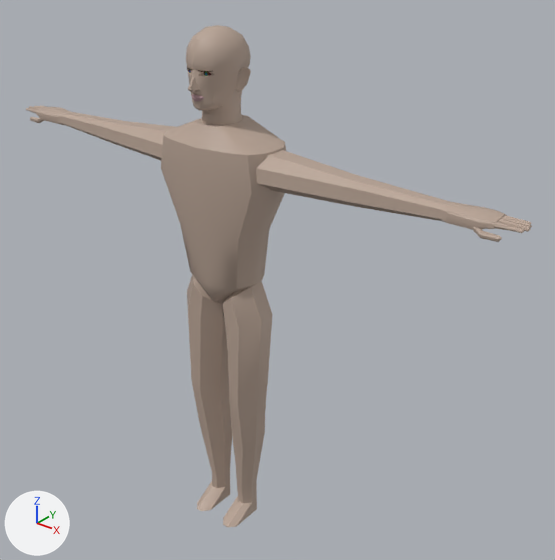
The Blender file A3DPIE/Assets/Assets/Meshes/Characters/Character.blend as it was, and as the next commit left it.
Camera for both pictures: a 50 mm camera at (1.8, -1.95, 2.35) aimed at (0.14, 0.13, 1.06). Arrows for +X, +Y and +Z are at lower left; the lights stay in place.

Objects in the first picture: 'ArmLDefault', 'ArmRDefault', 'HandLDefault', 'HeadDefault', 'LegsDefault', 'TorsoDefault'.
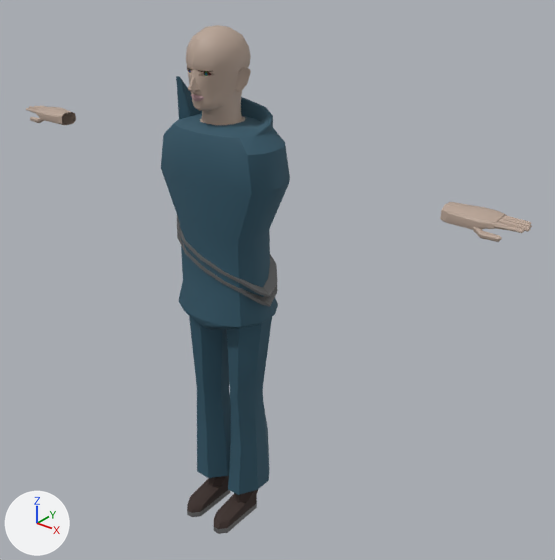
Changed parts and their boxes (x1, y1, x2, y2) in the pictures (555 x 560 px):
'TorsoCollar2', added (blue)
    after: (161, 76, 290, 330)
    faces in mat_cloth (dark blue #305668): (161, 76, 290, 330)
    faces in mat_metal (grey #797979): (177, 216, 278, 307)
'TorsoDefault', hidden
    before: (161, 115, 286, 304)
'LegsDefault', hidden
    before: (187, 275, 272, 527)
'LegsBaggy2', added (blue)
    after: (187, 316, 272, 534)
    faces in mat_cloth (dark blue #305668): (189, 316, 272, 495)
    faces in mat_leather (brown #3d302c): (187, 475, 258, 529)
    faces in mat_metal (grey #797979): (187, 490, 257, 534)
'ArmLDefault', hidden (beige)
    before: (256, 150, 450, 221)
'ArmRDefault', hidden (beige)
    before: (62, 112, 175, 160)

Diff of the bpy script that builds the scene:
```diff
--- a/A3DPIE/Assets/Assets/Meshes/Characters/Character.blend.py
+++ b/A3DPIE/Assets/Assets/Meshes/Characters/Character.blend.py
@@ mat_cloth @@
+mat_cloth = principled_material('Cloth')
+mat_cloth.base_color = (0.0297, 0.0935, 0.138)  # dark blue #305668
+mat_cloth.roughness = 0.744
@@ mat_leather @@
+mat_leather = principled_material('Leather')
+mat_leather.base_color = (0.047, 0.029, 0.0248)  # brown #3d302c
+mat_leather.roughness = 0.92
@@ mat_metal @@
+mat_metal = principled_material('Metal')
+mat_metal.base_color = (0.19, 0.19, 0.19)  # grey #797979
+mat_metal.metallic = 0.425
@@ me_cube_020 @@
+me_cube_020.from_pydata(...)  # 238 vertices, 242 faces; spans x -0.194..0.194, y -0.203..0.1, z 0.0..1.105
+me_cube_020.polygons.foreach_set('use_smooth', [True] * 242)
+# faces by material slot: [32, 98, 112]
+me_cube_020.materials.append(mat_metal)  # grey #797979
+me_cube_020.materials.append(mat_leather)  # brown #3d302c
+me_cube_020.materials.append(mat_cloth)  # dark blue #305668
@@ me_cube_012 @@
+me_cube_012.from_pydata(...)  # 290 vertices, 307 faces; spans x -0.257..0.257, y -0.157..0.154, z 0.88..1.82
+me_cube_012.polygons.foreach_set('use_smooth', [True] * 307)
+# faces by material slot: [4, 207, 96]
+me_cube_012.materials.append(mat_skin)  # beige #b9a596
+me_cube_012.materials.append(mat_cloth)  # dark blue #305668
+me_cube_012.materials.append(mat_metal)  # grey #797979
@@ ob_torsodefault @@
 ob_torsodefault.location = (0.0, 0.0, 0.0)
+ob_torsodefault.hide_set(True)
@@ ob_armldefault @@
 ob_armldefault.location = (0.0, 0.0, 0.0)
+ob_armldefault.hide_set(True)
@@ ob_armrdefault @@
 ob_armrdefault.location = (0.0, 0.0, 0.0)
+ob_armrdefault.hide_set(True)
@@ ob_legsdefault @@
 ob_legsdefault.location = (0.0, 0.0, 0.0)
+ob_legsdefault.hide_set(True)
@@ ob_legsbaggy2 @@
+ob_legsbaggy2 = bpy.data.objects.new('LegsBaggy2', me_cube_020)
+ob_legsbaggy2.location = (0.0, 0.0, 0.0)
@@ ob_torsocollar2 @@
+ob_torsocollar2 = bpy.data.objects.new('TorsoCollar2', me_cube_012)
+ob_torsocollar2.location = (0.0, 0.0, 0.0)
```
